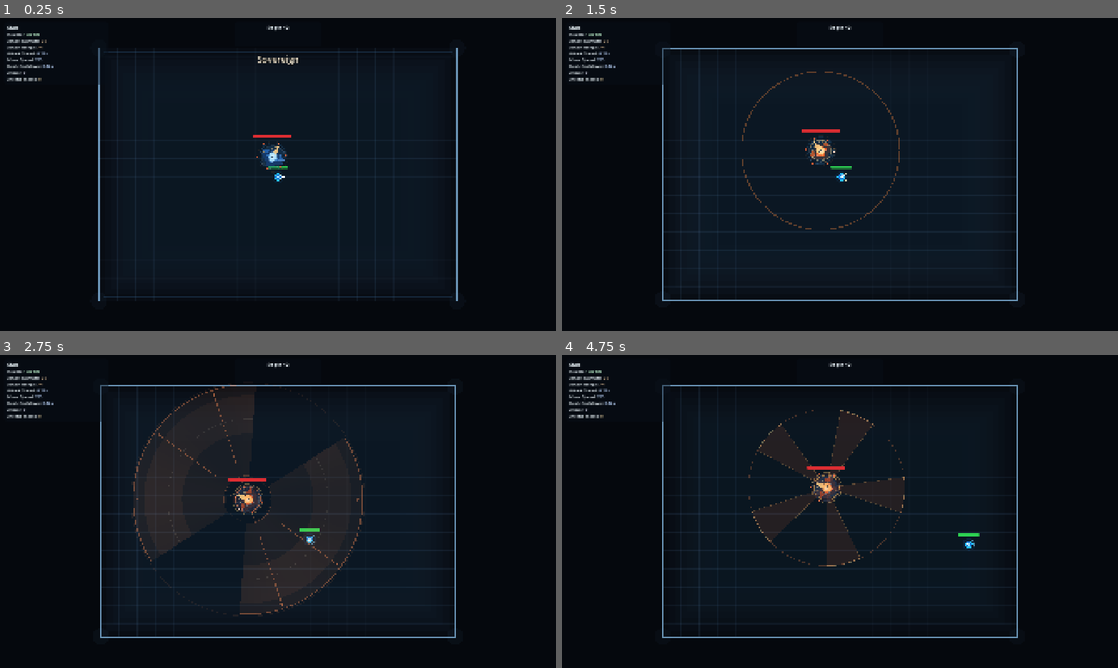
Above: before the commit, frames 1-4 (two rows, left to right).
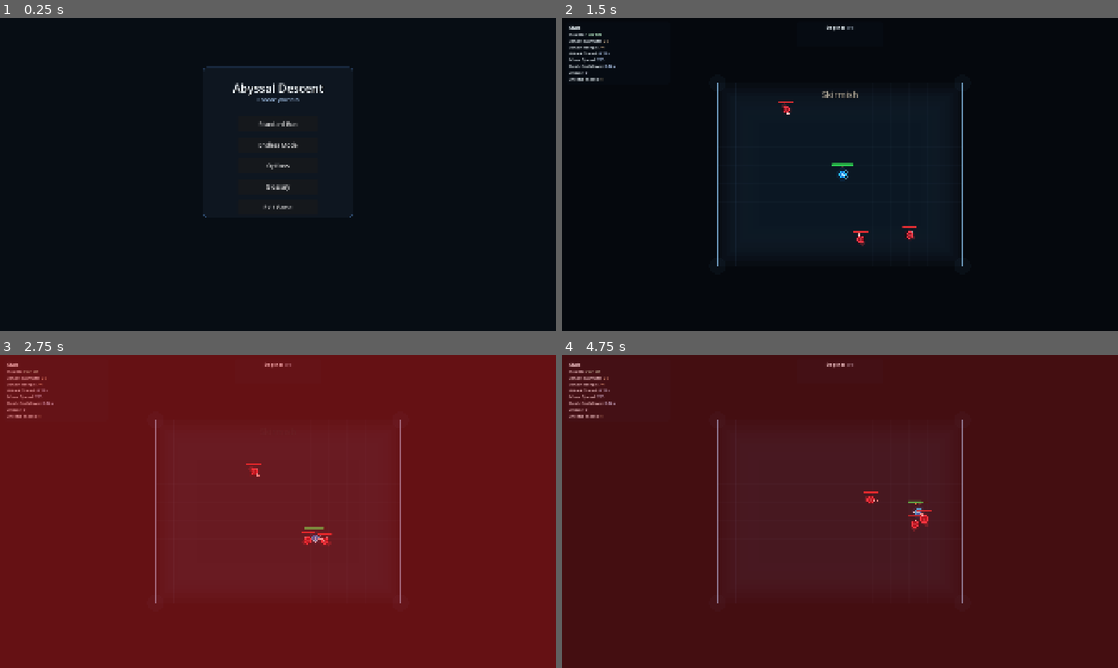
Above: after the commit, the same moments.

Repository: Excellund/AbyssalDescent
Game: Godot game, scene res://scenes/Menu.tscn
The game is run twice, just before and just after one commit, with the same random seed, the same clock (stepped at 60 frames per second) and the same inputs. Sound files missing from this copy of the repository are replaced by a short silence.
Inputs (mouse positions are in pixels of both pictures, inside the frame that each line leads up to):
- Up to frame 1 (0.25 s): no input
- Up to frame 2 (1.5 s): click (840, 146) at 0.5 s, where only the run after the commit has a clickable "Endless Mode"; move the mouse to (962, 158) at 1.27 s; hold D (move_right) from 1.28 s (still down); click (962, 158) at 1.35 s
- Up to frame 3 (2.75 s): move the mouse to (166, 527) at 2.02 s; release D (move_right) at 2.03 s; hold S (move_down) from 2.03 s (still down); click (166, 527) at 2.1 s
- Up to frame 4 (4.75 s): move the mouse to (895, 442) at 2.77 s; release S (move_down) at 2.78 s; hold D (move_right) 2.78-3.53 s; tap Space (dash) at 2.85 s; click (895, 442) at 3.05 s; move the mouse to (812, 574) at 3.52 s; hold W (move_up) 3.53-4.28 s; tap E (interact) at 3.6 s; click (812, 574) at 3.8 s; move the mouse to (1006, 558) at 4.27 s; hold A (move_left) from 4.28 s (still down); click (1006, 558) at 4.35 s

The runs differ from the first frame. In frame 1, 4.7% of the frame differs, in the area x 1-83%, y 2-91%; in frame 2, 4.4%; in frame 3, 100%, in the area x 0-100%, y 0-100%; in frame 4, 100%.

Commit message:
Add prism inner radius and telegraph visuals

Diff:
--- a/scenes/Main.tscn
+++ b/scenes/Main.tscn
@@ -11,6 +11,5 @@
 boss_room_music = ExtResource("3_vcsgt")
 music_volume_db = -50.0
 debug_start_power_ids = PackedStringArray("razor_wind", "execution_edge")
-debug_start_encounter = 11
 
 [node name="Player" parent="." unique_id=1831438957 instance=ExtResource("1_elqb8")]
--- a/scripts/enemy_boss_2.gd
+++ b/scripts/enemy_boss_2.gd
@@ -22,6 +22,7 @@
 
 @export var prism_windup: float = 0.95
 @export var prism_radius: float = 300.0
+@export var prism_inner_radius: float = 92.0
 @export var prism_spoke_count: int = 5
 @export var prism_spoke_half_angle_degrees: float = 13.0
 @export var prism_damage: int = 40
@@ -527,7 +528,11 @@
 	if not DAMAGEABLE.can_take_damage(target):
 		return
 	var to_target := target.global_position - global_position
-	if to_target.length() > prism_radius:
+	var target_distance := to_target.length()
+	if target_distance <= prism_inner_radius:
+		DAMAGEABLE.apply_damage(target, prism_damage)
+		return
+	if target_distance > prism_radius:
 		return
 	var target_angle := to_target.angle()
 	var half_arc := deg_to_rad(prism_spoke_half_angle_degrees)
@@ -896,19 +901,33 @@
 	match active_attack:
 		ATTACK_PRISM:
 			var half_arc := deg_to_rad(prism_spoke_half_angle_degrees)
+			var inner_ring_radius := prism_inner_radius
+			var sweep_t := float(Time.get_ticks_msec()) * 0.001
+			var shimmer := 0.84 + 0.16 * sin(sweep_t * 5.0)
+			var prism_fill_color := Color(1.0, 0.42, 0.2, alpha * 0.26 * shimmer)
+			var prism_edge_color := Color(1.0, 0.9, 0.6, alpha * 0.92)
+			draw_circle(Vector2.ZERO, inner_ring_radius, prism_fill_color)
+			draw_arc(Vector2.ZERO, inner_ring_radius, 0.0, TAU, 56, prism_edge_color, 3.0)
+			draw_arc(Vector2.ZERO, inner_ring_radius + 8.0, 0.0, TAU, 56, Color(prism_edge_color.r, prism_edge_color.g, prism_edge_color.b, prism_edge_color.a * 0.42), 1.8)
 			for i in range(prism_spoke_count):
 				var spoke_angle := _prism_base_angle + TAU * float(i) / float(prism_spoke_count)
-				# Draw exact damaging lane as a sector wedge so visual and hitbox align.
-				var sector_points := PackedVector2Array([Vector2.ZERO])
+				# Draw each prism lane as an annular wedge connected to the inner core.
+				var lane_fill := prism_fill_color
+				var sector_points := PackedVector2Array()
 				var segments := 16
 				for step in range(segments + 1):
 					var t := float(step) / float(segments)
 					var angle := lerpf(spoke_angle - half_arc, spoke_angle + half_arc, t)
-					sector_points.append(Vector2.RIGHT.rotated(angle) * prism_radius)
-				draw_colored_polygon(sector_points, Color(1.0, 0.42, 0.2, alpha * 0.26))
-				draw_arc(Vector2.ZERO, prism_radius, spoke_angle - half_arc, spoke_angle + half_arc, 16, Color(1.0, 0.9, 0.6, alpha * 0.92), 2.4)
-				draw_line(Vector2.ZERO, Vector2.RIGHT.rotated(spoke_angle - half_arc) * prism_radius, Color(1.0, 0.72, 0.4, alpha * 0.68), 1.8)
-				draw_line(Vector2.ZERO, Vector2.RIGHT.rotated(spoke_angle + half_arc) * prism_radius, Color(1.0, 0.72, 0.4, alpha * 0.68), 1.8)
+					sector_points.append(Vector2.RIGHT.rotated(angle) * inner_ring_radius)
+				for step in range(segments, -1, -1):
+					var t_outer := float(step) / float(segments)
+					var angle_outer := lerpf(spoke_angle - half_arc, spoke_angle + half_arc, t_outer)
+					sector_points.append(Vector2.RIGHT.rotated(angle_outer) * prism_radius)
+				draw_colored_polygon(sector_points, lane_fill)
+				draw_arc(Vector2.ZERO, prism_radius, spoke_angle - half_arc, spoke_angle + half_arc, 16, prism_edge_color, 2.4)
+				draw_arc(Vector2.ZERO, inner_ring_radius, spoke_angle - half_arc, spoke_angle + half_arc, 16, Color(prism_edge_color.r, prism_edge_color.g, prism_edge_color.b, prism_edge_color.a * 0.85), 2.2)
+				draw_line(Vector2.ZERO, Vector2.RIGHT.rotated(spoke_angle - half_arc) * prism_radius, Color(prism_edge_color.r, prism_edge_color.g, prism_edge_color.b, prism_edge_color.a * 0.74), 1.8)
+				draw_line(Vector2.ZERO, Vector2.RIGHT.rotated(spoke_angle + half_arc) * prism_radius, Color(prism_edge_color.r, prism_edge_color.g, prism_edge_color.b, prism_edge_color.a * 0.74), 1.8)
 			draw_arc(Vector2.ZERO, prism_radius, 0.0, TAU, 64, Color(1.0, 0.54, 0.3, alpha * 0.62), 2.0)
 		ATTACK_GRAVITY:
 			var pulse := 0.5 + 0.5 * sin(telegraph_alpha * PI * 2.0)
